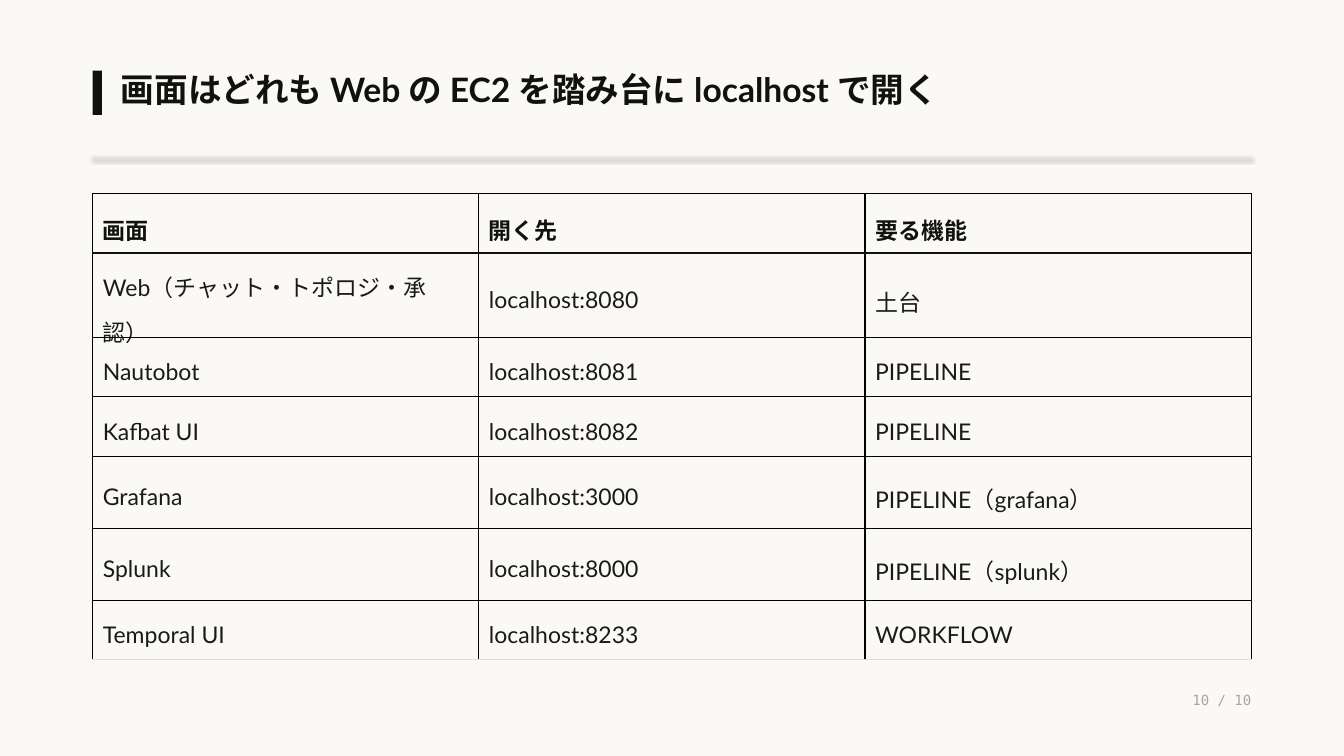
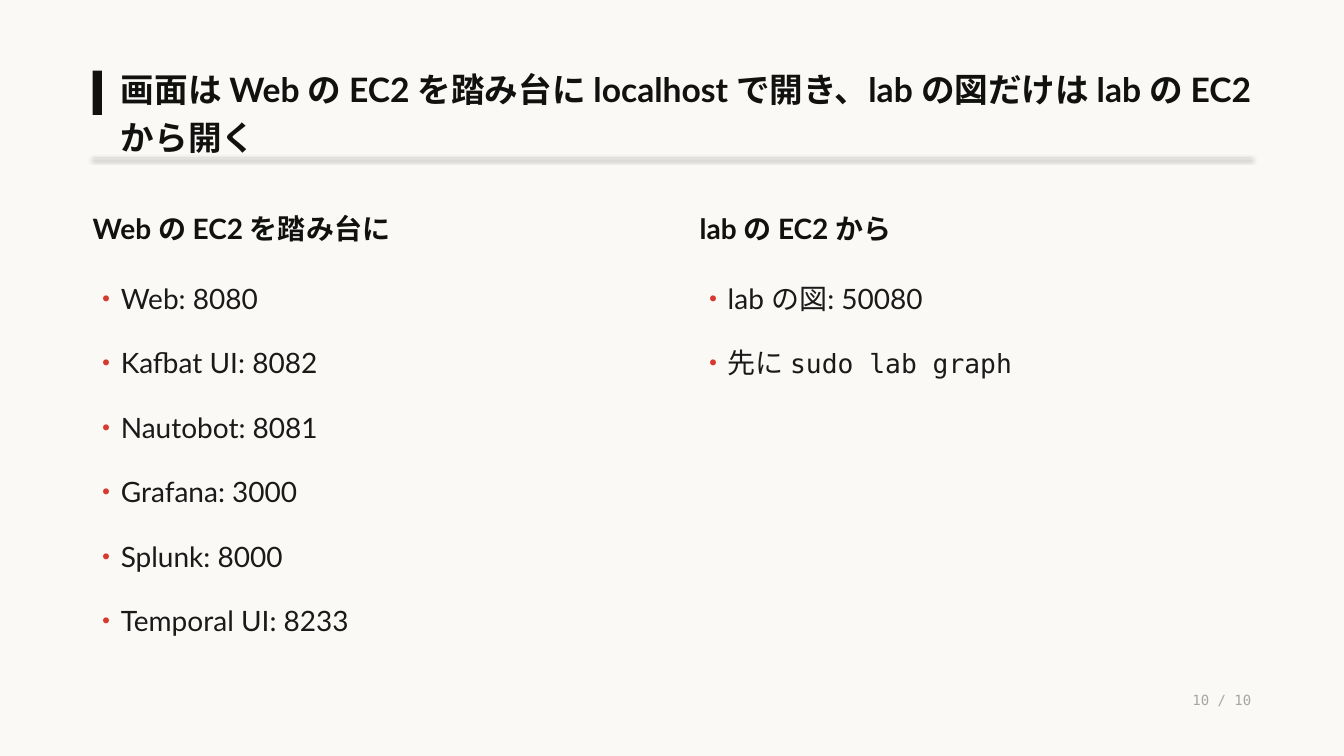
Before and after one commit to eddie-eights/nwc-poc, a slide deck: slide 10 of docs/architecture-managed.pptx. Drawn at 1344x756 pixels with LibreOffice and Linux fonts; fonts in the diff are those of the drawing. Boxes give left, top, right and bottom in pixels: in the first picture for what was removed or moved away, otherwise in the second. Text is boxed around its words. In the diff, an @@ line names an element or a change of style, - is before the commit and + after.

```diff
--- a/docs/architecture-managed.pptx
+++ b/docs/architecture-managed.pptx
@@ text at box(121, 73, 1252, 153): text changed @@
-画面はどれも Web の EC2 を踏み台に localhost で開く
+画面は Web の EC2 を踏み台に localhost で開き、lab の図だけは lab の EC2 から開く
@@ table removed at box(93, 194, 1251, 651), 7 rows, 3 columns @@
-画面 | 開く先 | 要る機能
-Web（チャット・トポロジ・承認） | localhost:8080 | 土台
-Nautobot | localhost:8081 | PIPELINE
-Kafbat UI | localhost:8082 | PIPELINE
-Grafana | localhost:3000 | PIPELINE（grafana）
-Splunk | localhost:8000 | PIPELINE（splunk）
-Temporal UI | localhost:8233 | WORKFLOW
@@ text added at box(93, 215, 390, 242), 20 pt, text #111110, bold @@
+Web の EC2 を踏み台に
@@ text added at box(700, 216, 891, 241), 20 pt, text #111110, bold @@
+lab の EC2 から
@@ text added at box(93, 288, 349, 636), 20 pt, text #1A1A1A @@
+・Web: 8080
+・Kafbat UI: 8082
+・Nautobot: 8081
+・Grafana: 3000
+・Splunk: 8000
+・Temporal UI: 8233
@@ text added at box(700, 286, 1012, 379), 20 pt, text #1A1A1A @@
+・lab の図: 50080
+・先に sudo lab graph
```
Also in this commit, not shown: 9 other slides changed, 1 other file.
